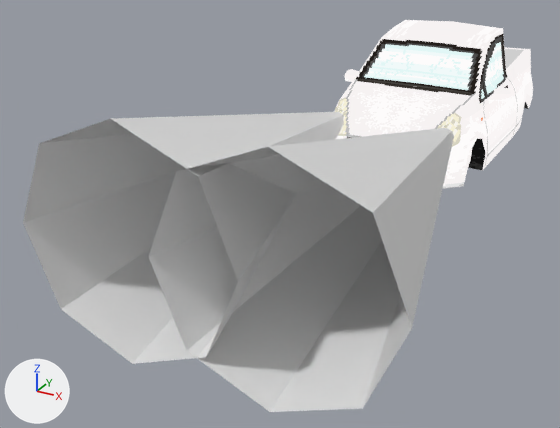
The Blender file VroomVroomJam/Assets/Models/jazz.blend, before and after one commit.
Camera for both pictures: a 50 mm lens placed at (2.3, -7.44, 2.05), pointed at (-0.64, -2.09, -0.62). Every picture has the same lights, and +X, +Y and +Z are marked at lower left. The first picture is the older version.

Objects in the first picture: 'Chassis', 'Cone'.
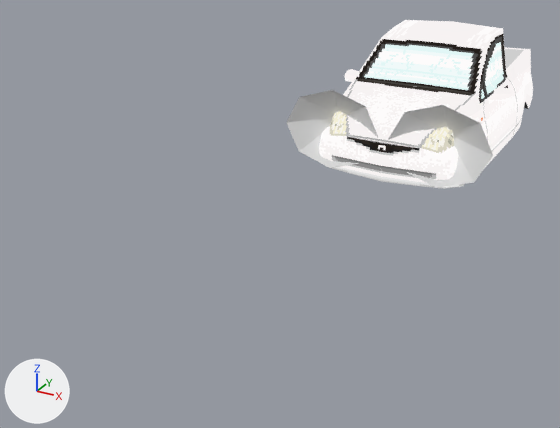
Diff of the bpy script that builds the scene:
```diff
--- a/VroomVroomJam/Assets/Models/jazz.blend.py
+++ b/VroomVroomJam/Assets/Models/jazz.blend.py
@@ me_cone_001 @@
 # used by ob_cone; location = (0.0, 0.0, 0.0)
-me_cone_001.from_pydata(...)  # 16 vertices, 8 faces; spans x -0.3..1.3, y -4.28..-1.25, z -0.78..0.82
-me_cone_001.vertices[0].co = (0.5, -4.28, -0.78)  # pixel (269, 411)
-me_cone_001.vertices[2].co = (1.06, -4.28, -0.54)  # pixel (362, 408)
-me_cone_001.vertices[4].co = (1.3, -4.28, 0.02)  # pixel (411, 328)
-me_cone_001.vertices[6].co = (1.06, -4.28, 0.59)  # pixel (372, 212)
-me_cone_001.vertices[8].co = (0.5, -4.28, 0.82)  # pixel (268, 146)
-me_cone_001.vertices[10].co = (-0.07, -4.28, 0.59)  # pixel (176, 171)
-me_cone_001.vertices[12].co = (-0.3, -4.28, 0.02)  # pixel (148, 256)
-me_cone_001.vertices[14].co = (-0.07, -4.28, -0.54)  # pixel (186, 350)
+me_cone_001.from_pydata(...)  # 16 vertices, 8 faces; spans x 0.04..0.95, y -1.42..-1.25, z -0.39..0.33
+# me_cone_001 part 1
+me_cone_001.vertices[0].co = (0.5, -1.42, -0.39)  # pixel (435, 187)
+me_cone_001.vertices[2].co = (0.81, -1.42, -0.29)  # pixel (473, 182)
+me_cone_001.vertices[4].co = (0.95, -1.42, -0.03)  # pixel (493, 155)
+me_cone_001.vertices[6].co = (0.81, -1.42, 0.23)  # pixel (480, 123)
+me_cone_001.vertices[8].co = (0.5, -1.42, 0.33)  # pixel (442, 104)
+me_cone_001.vertices[10].co = (0.18, -1.42, 0.23)  # pixel (404, 112)
+me_cone_001.vertices[12].co = (0.04, -1.42, -0.03)  # pixel (388, 139)
+me_cone_001.vertices[14].co = (0.18, -1.42, -0.29)  # pixel (400, 169)
```

Location of each change, (x1, y1, x2, y2) in pixels of the pictures (560 x 428 px):
'Cone', reshaped (52% narrower, 67% shorter): before (23, 112, 454, 412); after (286, 90, 493, 188)
